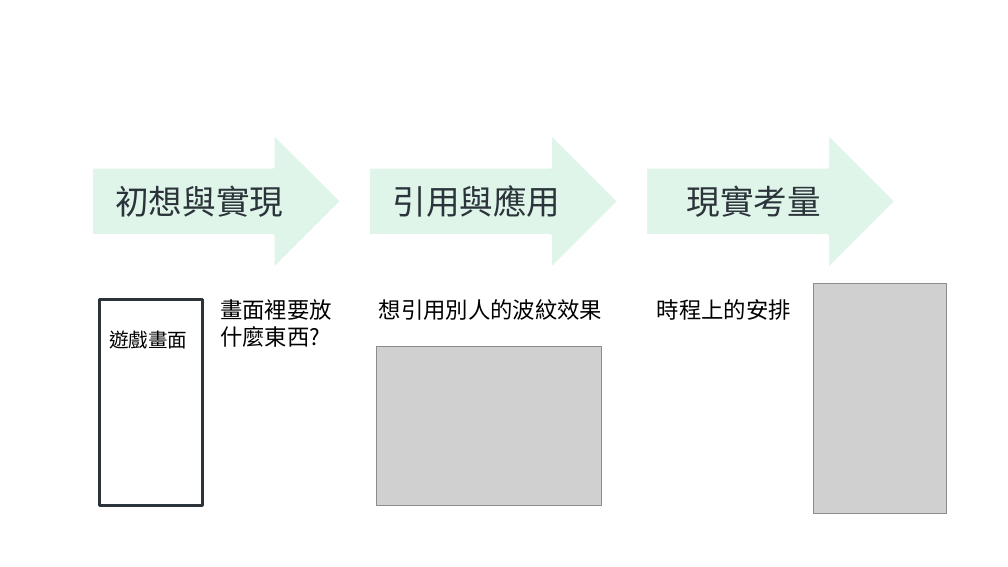
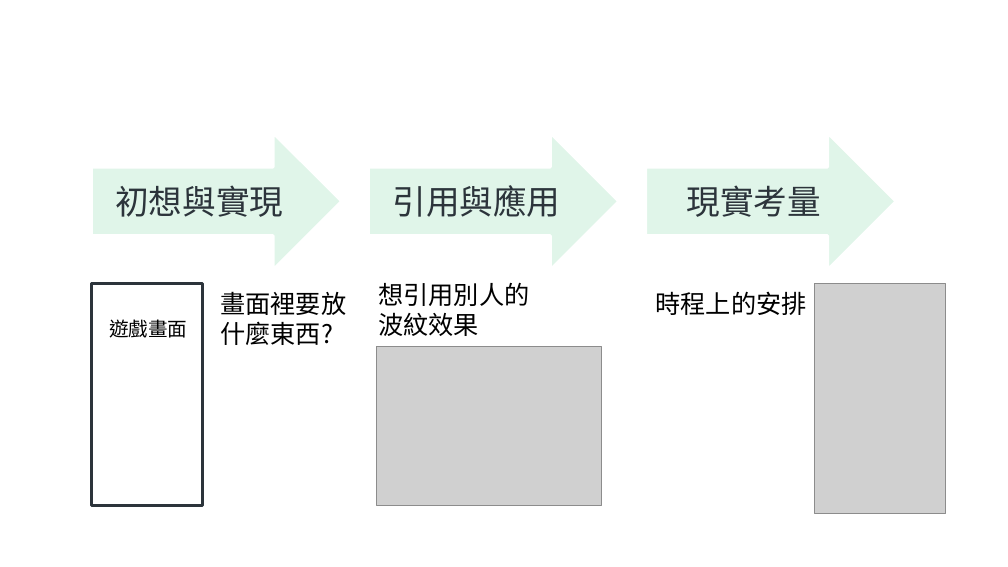
Before and after one commit to Louis3240/Project, a slide deck: slide 4 of 莊傳偉小專發表.pptx. Drawn at 1008x567 pixels with LibreOffice and Linux fonts; fonts in the diff are those of the drawing; grey boxes stand for pictures; background and template pictures are left out. Boxes give left, top, right and bottom in pixels: in the first picture for what was removed or moved away, otherwise in the second. Text is boxed around its words. In the diff, an @@ line names an element or a change of style, - is before the commit and + after.

```diff
--- a/莊傳偉小專發表.pptx
+++ b/莊傳偉小專發表.pptx
@@ rectangle: place and size @@
-rectangle at box(99, 299, 202, 506)
+rectangle at box(91, 283, 202, 505)
@@ text "畫面裡要放什麼東西?" at box(220, 291, 346, 345): size 16 to 18 pt @@
@@ text "畫面裡要放什麼東西?": place and size @@
-text "畫面裡要放什麼東西?" at box(220, 299, 332, 347)
+text "畫面裡要放什麼東西?" at box(220, 291, 346, 345)
@@ text at box(378, 282, 529, 336): text changed; size 16 to 18 pt @@
-想引用別人的波紋效果
+想引用別人的
+波紋效果
@@ text "時程上的安排": place and size @@
-text "時程上的安排" at box(657, 299, 791, 320)
+text "時程上的安排" at box(656, 291, 807, 315)
@@ text "時程上的安排" at box(656, 291, 807, 315): size 16 to 18 pt @@
@@ text "遊戲畫面": place and size @@
-text "遊戲畫面" at box(109, 330, 187, 349)
+text "遊戲畫面" at box(109, 319, 187, 338)
```
Also in this commit, not shown: 3 other files.
